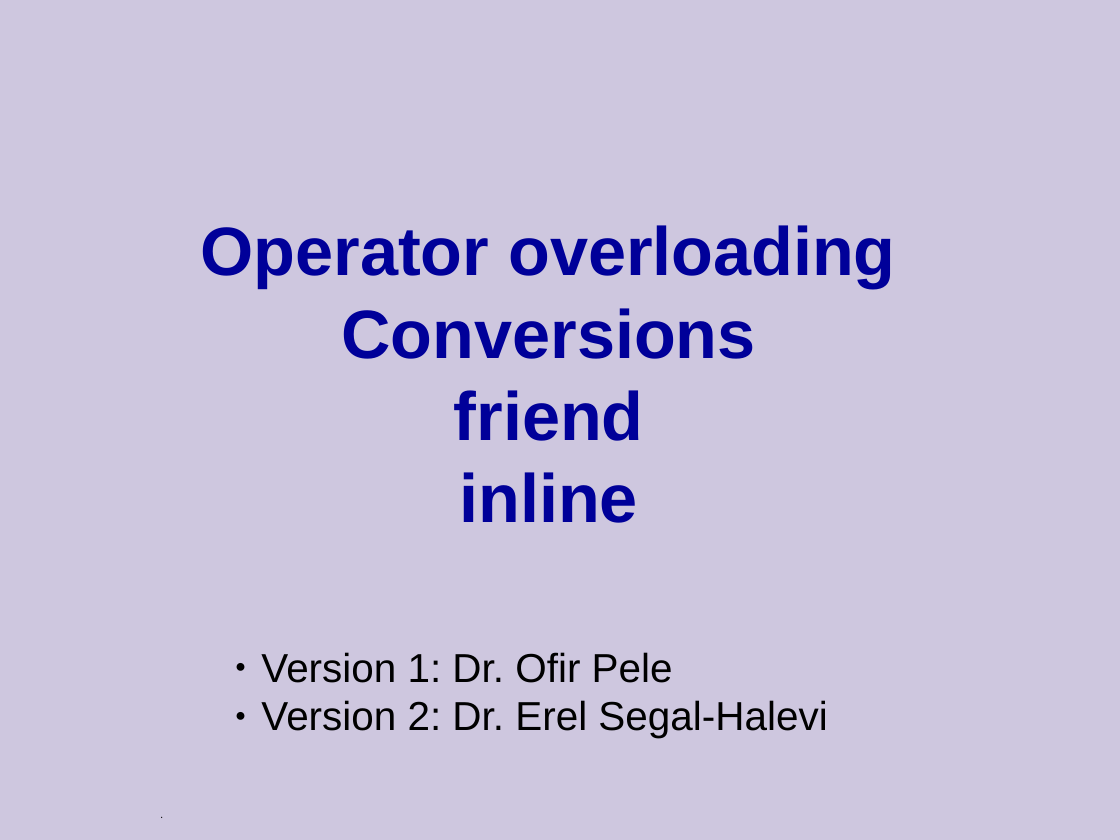
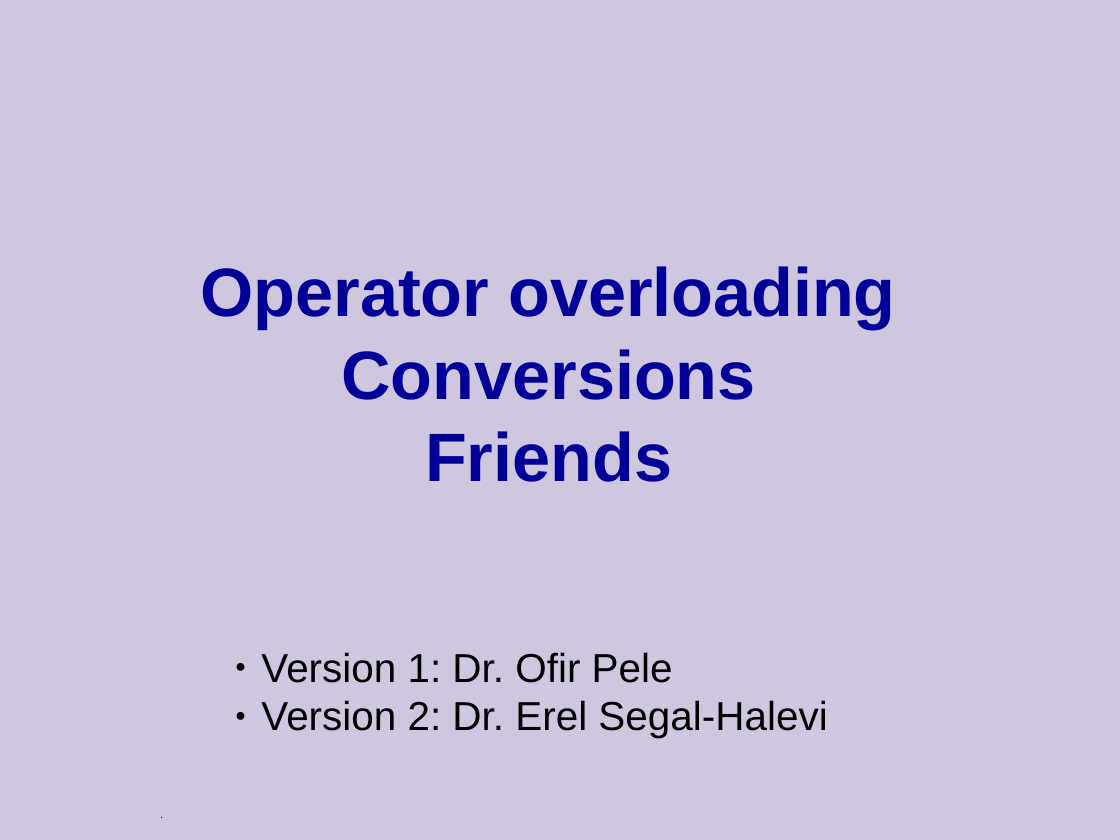
Before and after one commit to cpp-at-ariel/cpp-5778, a slide deck: slide 1 of week04-operator-overloading/slides.odp. Drawn at 1120x840 pixels with LibreOffice and Linux fonts; fonts in the diff are those of the drawing. Boxes give left, top, right and bottom in pixels: in the first picture for what was removed or moved away, otherwise in the second. Text is boxed around its words. In the diff, an @@ line names an element or a change of style, - is before the commit and + after.

```diff
--- a/week04-operator-overloading/slides.odp
+++ b/week04-operator-overloading/slides.odp
@@ title at <box>201,266,895,482</box>: text changed @@
-Operator overloading
-Conversions
-friend
-inline
+Operator overloading
+Conversions
+Friends
```
Also in this commit, not shown: 4 other slides changed, 5 slides removed, 12 other files.
